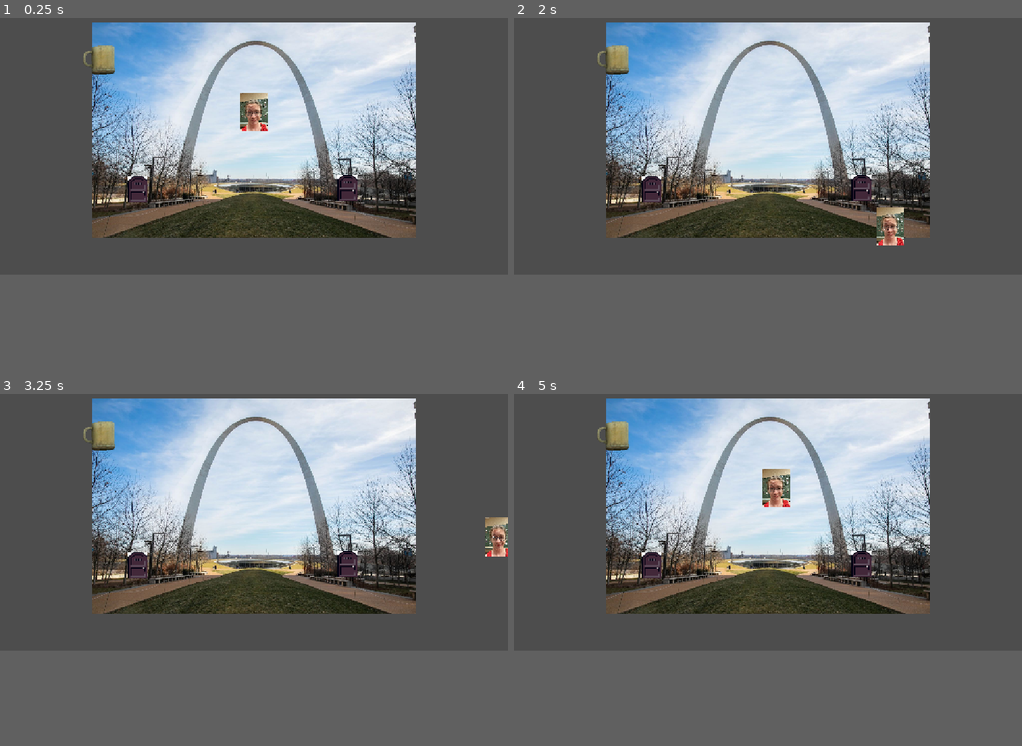
Above: before the commit, frames 1-4 (two rows, left to right).
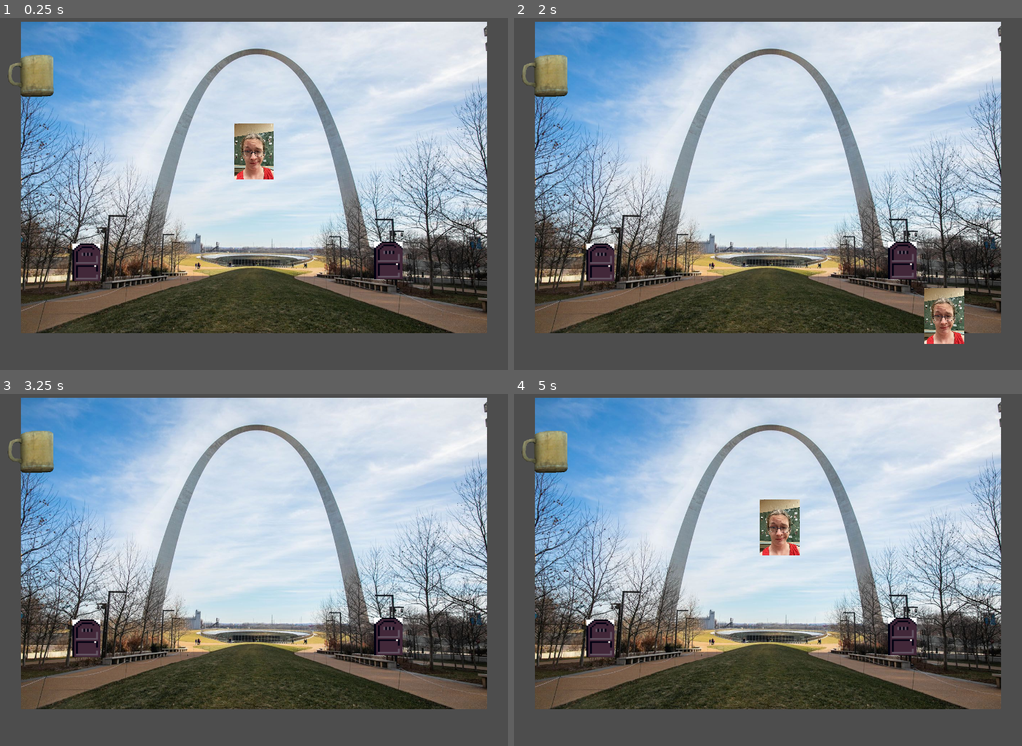
Above: after the commit, the same moments.

Repository: Derfla12345/imnotarobot
Game: Godot game, scene res://Areas/area_1.tscn
Two runs of this game, one before a commit and one after it. Both use one fixed random seed, a clock stepped at 60 frames per second and the inputs below.
Inputs (mouse positions are in pixels of both pictures, inside the frame that each line leads up to):
- Up to frame 1 (0.25 s): no input
- Up to frame 2 (2 s): tap Enter at 0.5 s; move the mouse to (879, 116) at 0.52 s; hold D (move_right) 0.53-1.28 s; tap Z (interact) at 0.6, 1.35 s; move the mouse to (666, 144) at 1.27 s; hold S (move_down) from 1.28 s (still down)
- Up to frame 3 (3.25 s): move the mouse to (304, 443) at 2.02 s; release S (move_down) at 2.03 s; hold D (move_right) 2.03-2.78 s; tap Z (interact) at 2.1, 2.85 s; move the mouse to (228, 566) at 2.77 s; hold W (move_up) from 2.78 s (still down)
- Up to frame 4 (5 s): move the mouse to (920, 548) at 3.52 s; release W (move_up) at 3.53 s; hold A (move_left) from 3.53 s (still down); tap Z (interact) at 3.6, 4.35 s; move the mouse to (615, 464) at 4.27 s
In our replay, the window is 800x450 before the commit and 800x600 after it. These sizes can differ from the game's own. Grey fills any space a smaller window leaves; there, only what the larger window draws over its background counts as a difference.

The runs differ from the first frame. In frame 1, 62% of the frame differs, in the area x 1-96%, y 1-90%; in frame 2, 60%; in frame 3, 60%; in frame 4, 62%.

Commit message:
some window changes, CRT filter beta
implemented CRT proof of concept
locked window at 800x600

Diff:
--- /dev/null
+++ b/Areas/test/CRTShader.gdshader
@@ -0,0 +1,73 @@
+shader_type canvas_item;
+
+// CRT Lite (free) by Dimension Almios, MIT licence.
+// A light CRT look for the whole screen: curved glass with rounded corners,
+// scanlines, vignette and an optional RGB mask. Put it on a ColorRect that covers
+// the screen, inside a CanvasLayer drawn above your game (layer 100, for
+// example): it reads what is already on screen. Anything on a higher layer (your
+// interface, if you like) stays clean.
+
+uniform sampler2D screen_tex : hint_screen_texture, filter_linear_mipmap;
+
+uniform float curvature : hint_range(0.0, 0.3) = 0.1;       // 0 = flat screen
+uniform float corner_radius : hint_range(0.0, 0.3) = 0.06;  // as a fraction of the screen height
+uniform vec4 border_color : source_color = vec4(0.0, 0.0, 0.0, 1.0);
+group_uniforms Scanlines;
+uniform float scanlines : hint_range(0.0, 1.0) = 0.35;      // how dark the gaps between lines are
+uniform float scanline_size : hint_range(2.0, 8.0) = 3.0;   // height of one line, in screen pixels
+group_uniforms Look;
+uniform float vignette : hint_range(0.0, 1.0) = 0.35;
+uniform float brightness : hint_range(0.5, 2.0) = 1.1;      // makes up for the darker gaps
+uniform bool rgb_mask = false;                               // red, green and blue stripes like a real tube
+uniform float mask_strength : hint_range(0.0, 1.0) = 0.3;
+
+float hash(vec2 p) {
+	p = fract(p * vec2(0.1031, 0.1030));
+	p += dot(p, p.yx + 33.33);
+	return fract((p.x + p.y) * p.x);
+}
+
+void fragment() {
+	vec4 node_tint = COLOR;
+	vec2 screen_px = 1.0 / SCREEN_PIXEL_SIZE;
+	float aspect = screen_px.x / screen_px.y;
+
+	// barrel curvature: each axis bends by the square of the other, so the edges
+	// bow inward and the corners fall off the glass
+	vec2 cc = SCREEN_UV * 2.0 - 1.0;
+	vec2 bent = cc + cc * cc.yx * cc.yx * curvature;
+	bent *= 1.0 + curvature * 0.25;   // a little overscan: a thin frame shows all round
+	vec2 uv = bent * 0.5 + 0.5;
+
+	// the glass: a rounded rectangle, anti-aliased by its own screen-space slope
+	vec2 half_size = vec2(aspect, 1.0);
+	vec2 p = bent * half_size;
+	float rad = corner_radius;
+	vec2 q = abs(p) - (half_size - rad);
+	float d = length(max(q, 0.0)) + min(max(q.x, q.y), 0.0) - rad;
+	float inside = clamp(0.5 - d / max(fwidth(d), 1e-5), 0.0, 1.0);
+
+	vec3 col = textureLod(screen_tex, clamp(uv, 0.0, 1.0), 0.0).rgb;
+
+	// scanlines are laid on the screen's own pixel rows: every line has the same
+	// height and a soft cosine profile, so they never beat into moire bands
+	float line = FRAGCOORD.y / scanline_size;
+	float s = 0.5 + 0.5 * cos(line * 6.2832);
+	// bright pixels bloom across the gap, like a real beam
+	float lum = dot(col, vec3(0.3, 0.59, 0.11));
+	col *= mix(1.0, mix(1.0 - scanlines, 1.0, s), 1.0 - lum * 0.4);
+
+	if (rgb_mask) {
+		float k = mod(floor(FRAGCOORD.x), 3.0);
+		vec3 m = k < 1.0 ? vec3(1.0, 0.7, 0.7) : (k < 2.0 ? vec3(0.7, 1.0, 0.7) : vec3(0.7, 0.7, 1.0));
+		col *= mix(vec3(1.0), m * 1.18, mask_strength);
+	}
+
+	vec2 v = uv * (1.0 - uv);
+	col *= mix(1.0, pow(clamp(v.x * v.y * 16.0, 0.0, 1.0), 0.3), vignette);
+	col *= brightness;
+	col += (hash(FRAGCOORD.xy) - 0.5) / 255.0;                 // dither: no banding in the vignette
+
+	COLOR = vec4(mix(border_color.rgb, col, inside), 1.0);
+	COLOR *= node_tint;
+}
--- /dev/null
+++ b/Areas/test/test.gdshader
@@ -0,0 +1,183 @@
+/*
+Shader from Godot Shaders - the free shader library.
+
+This shader is under CC0 license. Feel free to use, improve and
+change this shader according to your needs and consider sharing
+the modified result to godotshaders.com.
+
+Optimised and packed by @c64cosmin
+If you do use this please share it with me
+Would love to see what you're making with it <3
+
+It's a combination of these two shaders
+~godotshaders.com/shader/VHS-and-CRT-monitor-effect
+godotshaders.com/shader/crt-shader-with-realistic-blurring/
+
+CRT grille and rolling lines made by @c64cosmin
+Vignette and warping effect was made by pend00
+Scanlines are from "TimothyLottes" FROM SHADERTOY
+Then ported by AHOPNESS (@ahopness)
+https://www.shadertoy.com/view/MsjXzh
+*/
+
+shader_type canvas_item;
+
+uniform sampler2D SCREEN_TEXTURE: hint_screen_texture;
+
+uniform vec2 resolution = vec2(320.0, 180.0);
+
+uniform float scan_line_amount :hint_range(0.0, 1.0) = 1.0;
+uniform float warp_amount :hint_range(0.0, 5.0) = 0.1;
+uniform float noise_amount :hint_range(0.0, 0.3) = 0.03;
+uniform float interference_amount :hint_range(0.0, 1.0) = 0.2;
+uniform float grille_amount :hint_range(0.0, 1.0) = 0.1;
+uniform float grille_size :hint_range(1.0, 5.0) = 1.0;
+uniform float vignette_amount :hint_range(0.0, 2.0) = 0.6;
+uniform float vignette_intensity : hint_range(0.0, 1.0) = 0.4;
+uniform float aberation_amount :hint_range(0.0, 1.0) = 0.5;
+uniform float roll_line_amount :hint_range(0.0, 1.0) = 0.3;
+uniform float roll_speed :hint_range(-8.0, 8.0) = 1.0;
+uniform float scan_line_strength :hint_range(-12.0, -1.0) = -8.0;
+uniform float pixel_strength :hint_range(-4.0, 0.0) = -2.0;
+
+float random(vec2 uv){
+    return fract(cos(uv.x * 83.4827 + uv.y * 92.2842) * 43758.5453123);
+}
+
+vec3 fetch_pixel(vec2 uv, vec2 off){
+	vec2 pos = floor(uv * resolution + off) / resolution + vec2(0.5) / resolution;
+
+	float noise = 0.0;
+	if(noise_amount > 0.0){
+		noise = random(pos + fract(TIME)) * noise_amount;
+	}
+
+	if(max(abs(pos.x - 0.5), abs(pos.y - 0.5)) > 0.5){
+		return vec3(0.0, 0.0, 0.0);
+	}
+
+	vec3 clr = texture(SCREEN_TEXTURE , pos, -16.0).rgb + noise;
+	return clr;
+}
+
+// Distance in emulated pixels to nearest texel.
+vec2 Dist(vec2 pos){
+	pos = pos * resolution;
+	return - ((pos - floor(pos)) - vec2(0.5));
+}
+
+// 1D Gaussian.
+float Gaus(float pos, float scale){ return exp2(scale * pos * pos); }
+
+// 3-tap Gaussian filter along horz line.
+vec3 Horz3(vec2 pos, float off){
+	vec3 b = fetch_pixel(pos, vec2(-1.0, off));
+	vec3 c = fetch_pixel(pos, vec2( 0.0, off));
+	vec3 d = fetch_pixel(pos, vec2( 1.0, off));
+	float dst = Dist(pos).x;
+
+	// Convert distance to weight.
+	float scale = pixel_strength;
+	float wb = Gaus(dst - 1.0, scale);
+	float wc = Gaus(dst + 0.0, scale);
+	float wd = Gaus(dst + 1.0, scale);
+
+	// Return filtered sample.
+	return (b * wb + c * wc + d * wd) / (wb + wc + wd);
+}
+
+// Return scanline weight.
+float Scan(vec2 pos, float off){
+	float dst = Dist(pos).y;
+
+	return Gaus(dst + off, scan_line_strength);
+}
+
+// Allow nearest three lines to effect pixel.
+vec3 Tri(vec2 pos){
+	vec3 clr = fetch_pixel(pos, vec2(0.0));
+	if(scan_line_amount > 0.0){
+		vec3 a = Horz3(pos,-1.0);
+		vec3 b = Horz3(pos, 0.0);
+		vec3 c = Horz3(pos, 1.0);
+
+		float wa = Scan(pos,-1.0);
+		float wb = Scan(pos, 0.0);
+		float wc = Scan(pos, 1.0);
+
+		vec3 scanlines = a * wa + b * wb + c * wc;
+		clr = mix(clr, scanlines, scan_line_amount);
+	}
+	return clr;
+}
+
+// Takes in the UV and warps the edges, creating the spherized effect
+vec2 warp(vec2 uv){
+	vec2 delta = uv - 0.5;
+	float delta2 = dot(delta.xy, delta.xy);
+	float delta4 = delta2 * delta2;
+	float delta_offset = delta4 * warp_amount;
+
+	vec2 warped = uv + delta * delta_offset;
+	return (warped - 0.5) / mix(1.0,1.2,warp_amount/5.0) + 0.5;
+}
+
+float vignette(vec2 uv){
+	uv *= 1.0 - uv.xy;
+	float vignette = uv.x * uv.y * 15.0;
+	return pow(vignette, vignette_intensity * vignette_amount);
+}
+
+float floating_mod(float a, float b){
+	return a - b * floor(a/b);
+}
+
+vec3 grille(vec2 uv){
+	float unit = PI / 3.0;
+	float scale = 2.0*unit/grille_size;
+	float r = smoothstep(0.5, 0.8, cos(uv.x*scale - unit));
+	float g = smoothstep(0.5, 0.8, cos(uv.x*scale + unit));
+	float b = smoothstep(0.5, 0.8, cos(uv.x*scale + 3.0*unit));
+	return mix(vec3(1.0), vec3(r,g,b), grille_amount);
+}
+
+float roll_line(vec2 uv){
+	float x = uv.y * 3.0 - TIME * roll_speed;
+	float f = cos(x) * cos(x * 2.35 + 1.1) * cos(x * 4.45 + 2.3);
+	float roll_line = smoothstep(0.5, 0.9, f);
+	return roll_line * roll_line_amount;
+}
+
+void fragment(){
+	vec2 pix = FRAGCOORD.xy;
+	vec2 pos = warp(SCREEN_UV);
+
+	float line = 0.0;
+	if(roll_line_amount > 0.0){
+		line = roll_line(pos);
+	}
+
+	vec2 sq_pix = floor(pos * resolution) / resolution + vec2(0.5) / resolution;
+	if(interference_amount + roll_line_amount > 0.0){
+		float interference = random(sq_pix.yy + fract(TIME));
+		pos.x += (interference * (interference_amount + line * 6.0)) / resolution.x;
+	}
+
+	vec3 clr = Tri(pos);
+	if(aberation_amount > 0.0){
+		float chromatic = aberation_amount + line * 2.0;
+		vec2 chromatic_x = vec2(chromatic,0.0) / resolution.x;
+		vec2 chromatic_y = vec2(0.0, chromatic/2.0) / resolution.y;
+		float r = Tri(pos - chromatic_x).r;
+		float g = Tri(pos + chromatic_y).g;
+		float b = Tri(pos + chromatic_x).b;
+		clr = vec3(r,g,b);
+	}
+
+	if(grille_amount > 0.0)clr *= grille(pix);
+	clr *= 1.0 + scan_line_amount * 0.6 + line * 3.0 + grille_amount * 2.0;
+	if(vignette_amount > 0.0)clr *= vignette(pos);
+
+	COLOR.rgb = clr;
+	COLOR.a = 1.0;
+}
--- /dev/null
+++ b/Areas/test/test.tscn
@@ -0,0 +1,28 @@
+[gd_scene format=3 uid="uid://detr844xl6qcs"]
+
+[ext_resource type="Texture2D" uid="uid://bhpk5dco34g5g" path="res://Areas/test/vintage-sharp-25vt-h80-vcrtv-combo-crt-monitor.webp" id="1_penbm"]
+[ext_resource type="Texture2D" uid="uid://b1p4648pi2350" path="res://Areas/test/movie_full.jpg" id="2_fc010"]
+[ext_resource type="PackedScene" uid="uid://d2rddds70nk1k" path="res://Areas/test/test2.tscn" id="3_penbm"]
+
+[node name="Test" type="Node2D" unique_id=983987260]
+
+[node name="MovieFull" type="Sprite2D" parent="." unique_id=1550409607]
+visible = false
+position = Vector2(82, -79)
+scale = Vector2(0.8691814, 0.8614583)
+texture = ExtResource("2_fc010")
+
+[node name="Camera2D" type="Camera2D" parent="." unique_id=392356645]
+zoom = Vector2(1.75, 1.75)
+
+[node name="Node2D" parent="." unique_id=482353114 instance=ExtResource("3_penbm")]
+offset_left = -170.00003
+offset_top = -155.00015
+offset_right = 630.0
+offset_bottom = 444.99985
+scale = Vector2(0.415, 0.415)
+
+[node name="VintageSharp25VtH80VcrtvComboCrtMonitor" type="Sprite2D" parent="." unique_id=102931096]
+position = Vector2(-25.499939, -11)
+scale = Vector2(0.25364584, 0.2486111)
+texture = ExtResource("1_penbm")
--- /dev/null
+++ b/Areas/test/test2.tscn
@@ -0,0 +1,52 @@
+[gd_scene format=3 uid="uid://d2rddds70nk1k"]
+
+[ext_resource type="Texture2D" uid="uid://b7iqw33cuhadc" path="res://Areas/omori-review-1-scaled.jpg" id="1_bpn5x"]
+[ext_resource type="Shader" uid="uid://b3wkh31q7my6y" path="res://Areas/test/CRTShader.gdshader" id="2_bpn5x"]
+
+[sub_resource type="ShaderMaterial" id="ShaderMaterial_hej7p"]
+shader = ExtResource("2_bpn5x")
+shader_parameter/curvature = 0.1
+shader_parameter/corner_radius = 0.06
+shader_parameter/border_color = Color(0, 0, 0, 1)
+shader_parameter/scanlines = 0.35
+shader_parameter/scanline_size = 3.0
+shader_parameter/vignette = 0.35
+shader_parameter/brightness = 1.1
+shader_parameter/rgb_mask = false
+shader_parameter/mask_strength = 0.3
+
+[node name="Node2D" type="Control" unique_id=967023853]
+layout_mode = 3
+anchors_preset = 0
+offset_right = 800.0
+offset_bottom = 600.0
+
+[node name="SubViewportContainer" type="SubViewportContainer" parent="." unique_id=2049875176]
+layout_mode = 1
+anchors_preset = 15
+anchor_right = 1.0
+anchor_bottom = 1.0
+grow_horizontal = 2
+grow_vertical = 2
+stretch = true
+
+[node name="SubViewport" type="SubViewport" parent="SubViewportContainer" unique_id=638827551]
+handle_input_locally = false
+size = Vector2i(800, 600)
+render_target_update_mode = 4
+
+[node name="CanvasLayer" type="CanvasLayer" parent="SubViewportContainer/SubViewport" unique_id=363610293]
+follow_viewport_enabled = true
+
+[node name="ColorRect" type="ColorRect" parent="SubViewportContainer/SubViewport/CanvasLayer" unique_id=1089760831]
+material = SubResource("ShaderMaterial_hej7p")
+offset_left = -1280.0
+offset_top = -960.0
+offset_right = 1280.0
+offset_bottom = 960.0
+metadata/_edit_use_anchors_ = true
+
+[node name="Mqdefault" type="Sprite2D" parent="SubViewportContainer/SubViewport" unique_id=2008222077]
+position = Vector2(400, 300)
+scale = Vector2(0.3125, 0.3125)
+texture = ExtResource("1_bpn5x")
--- a/project.godot
+++ b/project.godot
@@ -17,8 +17,15 @@
 
 [display]
 
-window/stretch/mode="canvas_items"
+window/size/viewport_width=800
+window/size/viewport_height=600
+window/size/resizable=false
+window/size/maximize_disabled=true
 window/stretch/aspect="expand"
+
+[editor_plugins]
+
+enabled=PackedStringArray("res://addons/crt/plugin.cfg")
 
 [input]
 
Binary file added: Areas/omori-review-1-scaled.jpg
Not shown, added: Areas/omori-review-1-scaled.jpg.import
Not shown, added: Areas/test/CRTShader.gdshader.uid
Binary file added: Areas/test/movie_full.jpg
Not shown, added: Areas/test/movie_full.jpg.import
Not shown, added: Areas/test/test.gdshader.uid
Binary file added: Areas/test/vintage-sharp-25vt-h80-vcrtv-combo-crt-monitor.webp
Not shown, added: Areas/test/vintage-sharp-25vt-h80-vcrtv-combo-crt-monitor.webp.import
Not shown, added: addons/godot-crt-cb6f2b21270deadfa8d0d133145191b06dd285a3.zip
